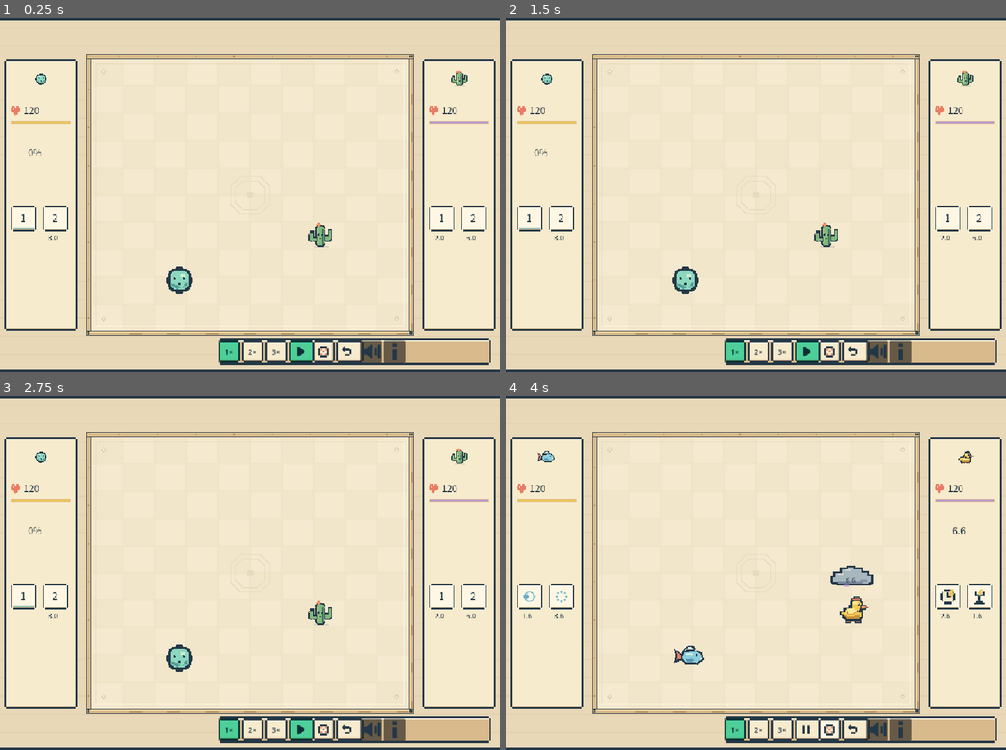
Above: before the commit, frames 1-4 (two rows, left to right).
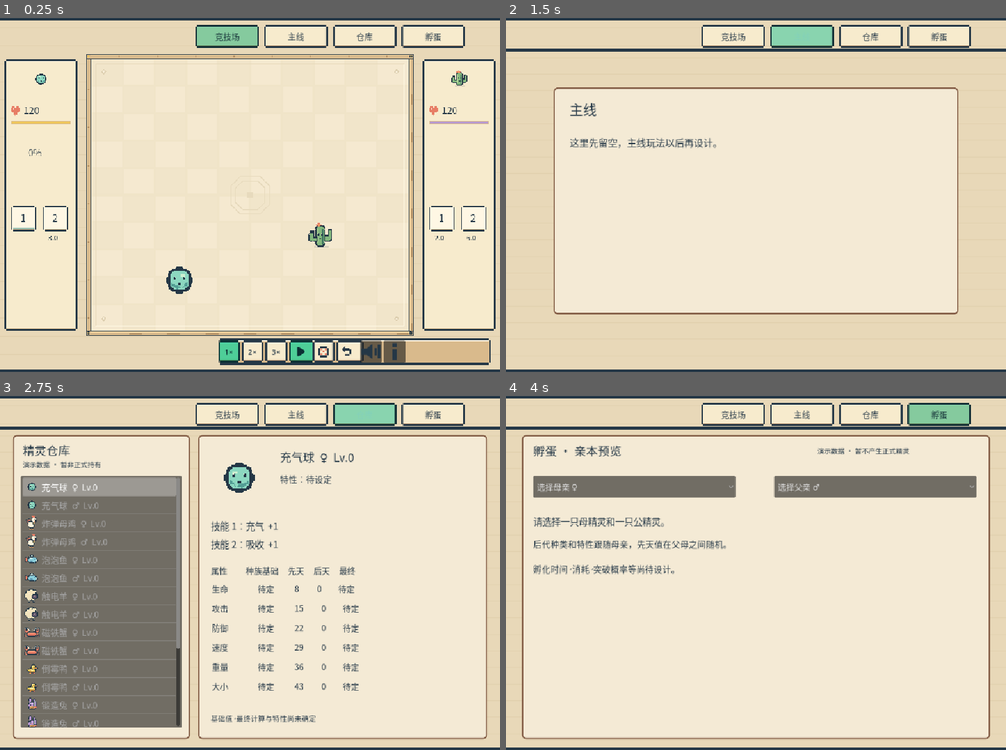
Above: after the commit, the same moments.

Repository: Gankkiii/balls
Game: Godot game, scene res://scenes/main.tscn
Same seed, same stepped clock (60 frames per second), same inputs: the game is played once before the commit and once after it.
Inputs (mouse positions are in pixels of both pictures, inside the frame that each line leads up to):
- Up to frame 1 (0.25 s): no input
- Up to frame 2 (1.5 s): click (731, 35) at 0.5 s, where only the run after the commit has a clickable "竞技场"; click (801, 35) at 1.25 s, where only the run after the commit has a clickable "主线"
- Up to frame 3 (2.75 s): click (365, 413) at 2 s, where only the run after the commit has a clickable "仓库"
- Up to frame 4 (4 s): click (941, 413) at 2.75 s, where only the run after the commit has a clickable "孵蛋"; click (831, 728) at 3.52 s

The runs differ from the first frame. In frame 1, 1.7% of the frame differs, in the area x 39-93%, y 1-9%; in frame 2, 18%; in frame 3, 41%, in the area x 0-100%, y 1-99%; in frame 4, 26%.

Commit message:
Add story, storage and breeding preview pages

Diff:
--- /dev/null
+++ b/scripts/game_pages.gd
@@ -0,0 +1,227 @@
+extends CanvasLayer
+## Navigation and prototype collection/breeding pages. Sample creatures only.
+const NAMES := ["充气球", "炸弹母鸡", "泡泡鱼", "触电羊", "磁铁蟹", "倒霉鸭", "锻造兔", "仙人掌", "脱壳乌龟", "乌鸦"]
+const IDS := ["puffer", "chicken", "bubble_fish", "electric_sheep", "magnet_crab", "duck", "rabbit", "cactus", "shell_turtle", "crow"]
+const SKILLS := [["充气", "吸收"], ["乱跑", "大炸弹"], ["吸附泡泡", "八方泡泡"], ["转向墙壁", "放置羊毛"], ["磁力墙", "铁钉弹射"], ["调整雷表", "避雷针"], ["现场锻造", "淬火"], ["撒刺", "换地方生长"], ["躲进壳中", "旋转龟壳"], ["交换位置", "储存羽毛"]]
+const STATS := ["生命", "攻击", "防御", "速度", "重量", "大小"]
+var game: Control
+var page := 0
+var samples: Array[Dictionary] = []
+var selected := 0
+var mother := -1
+var father := -1
+var tie_choice := 0
+var root: Control
+var body: Control
+var detail: Control
+var list: ItemList
+var tabs: Array[Button] = []
+var font: Font
+
+func _ready() -> void:
+	layer = 10
+	font = load("res://assets/arena-ui.otf")
+	make_samples()
+	root = Control.new()
+	root.set_anchors_and_offsets_preset(Control.PRESET_FULL_RECT)
+	root.mouse_filter = Control.MOUSE_FILTER_IGNORE
+	add_child(root)
+	body = Control.new()
+	body.position = Vector2(0, 68)
+	body.size = Vector2(1100, 712)
+	body.mouse_filter = Control.MOUSE_FILTER_STOP
+	root.add_child(body)
+	for i in 4:
+		var b := Button.new()
+		b.text = ["竞技场", "主线", "仓库", "孵蛋"][i]
+		b.position = Vector2(430 + i * 151, 15)
+		b.size = Vector2(140, 44)
+		style_button(b)
+		b.pressed.connect(switch_page.bind(i))
+		root.add_child(b)
+		tabs.append(b)
+	switch_page(0)
+
+func make_samples() -> void:
+	# Temporary, deterministic examples: no captured creatures or final balance values.
+	for i in 10:
+		for sex in 2:
+			var values: Array = []
+			for k in 6:
+				values.append(8 + ((i * 13 + sex * 19 + k * 7) % 43))
+			samples.append({"species": i, "sex": sex, "level": 0, "trait": "待设定", "innate": values, "training": [0,0,0,0,0,0], "ranks": [1 + (i + sex) % 5, 1 + (i * 2 + sex) % 5]})
+
+func style_button(b: Button) -> void:
+	b.add_theme_font_override("font", font)
+	b.add_theme_font_size_override("font_size", 18)
+	b.add_theme_color_override("font_color", Color("243746"))
+	for state in ["normal", "hover", "pressed", "disabled"]:
+		var s := StyleBoxTexture.new()
+		s.texture = load("res://assets/r04/ui/retained/r02/button_" + state + ".png")
+		s.texture_margin_left = 12; s.texture_margin_right = 12
+		s.texture_margin_top = 12; s.texture_margin_bottom = 12
+		b.add_theme_stylebox_override(state, s)
+
+func switch_page(index: int) -> void:
+	if index != 0 and page == 0:
+		game.set_rate(0)
+		game.stop_sounds()
+	page = index
+	for i in tabs.size(): tabs[i].modulate = Color("89dbc4") if i == page else Color.WHITE
+	body.visible = page != 0
+	clear_node(body)
+	if page == 1: build_story()
+	elif page == 2: build_storage()
+	elif page == 3: build_breeding()
+
+func clear_node(node: Node) -> void:
+	for child in node.get_children():
+		node.remove_child(child)
+		child.queue_free()
+
+func background() -> void:
+	var rect := TextureRect.new()
+	rect.texture = load("res://assets/r04/ui/environment/screen_surround.png")
+	rect.expand_mode = TextureRect.EXPAND_IGNORE_SIZE
+	rect.stretch_mode = TextureRect.STRETCH_SCALE
+	rect.size = Vector2(1100, 712)
+	rect.mouse_filter = Control.MOUSE_FILTER_IGNORE
+	body.add_child(rect)
+
+func panel(at: Vector2, size_value: Vector2, parent: Control = body) -> Panel:
+	var p := Panel.new()
+	p.position = at; p.size = size_value
+	var s := StyleBoxFlat.new()
+	s.bg_color = Color("f4ead5")
+	s.border_color = Color("815a43")
+	s.set_border_width_all(3); s.set_corner_radius_all(8)
+	p.add_theme_stylebox_override("panel", s)
+	parent.add_child(p)
+	return p
+
+func text_label(parent: Control, value: String, at: Vector2, size_value: Vector2, font_size: int = 19) -> Label:
+	var l := Label.new()
+	l.text = value; l.position = at; l.size = size_value
+	l.add_theme_font_override("font", font)
+	l.add_theme_font_size_override("font_size", font_size)
+	l.add_theme_color_override("font_color", Color("243746"))
+	parent.add_child(l)
+	return l
+
+func button(parent: Control, caption: String, at: Vector2, size_value: Vector2) -> Button:
+	var b := Button.new()
+	b.text = caption; b.position = at; b.size = size_value
+	style_button(b); parent.add_child(b)
+	return b
+
+func portrait_path(species: int) -> String:
+	var path: String = "res://assets/r04/characters/" + IDS[species] + "/idle.png"
+	if species == 5 or species == 6:
+		path = "res://assets/r02/characters/" + IDS[species] + "/default.png"
+	return path
+
+func portrait(parent: Control, species: int, at: Vector2, size_value: Vector2) -> void:
+	var image := TextureRect.new()
+	image.texture = load(portrait_path(species))
+	image.position = at; image.size = size_value
+	image.expand_mode = TextureRect.EXPAND_IGNORE_SIZE
+	image.stretch_mode = TextureRect.STRETCH_KEEP_ASPECT_CENTERED
+	image.texture_filter = CanvasItem.TEXTURE_FILTER_NEAREST
+	parent.add_child(image)
+
+func creature_title(c: Dictionary) -> String:
+	return "%s  %s  Lv.%d" % [NAMES[c.species], "♀" if c.sex == 0 else "♂", c.level]
+
+func build_story() -> void:
+	background()
+	var p := panel(Vector2(105, 85), Vector2(890, 500))
+	text_label(p, "主线", Vector2(35, 25), Vector2(500, 50), 30)
+	text_label(p, "这里先留空，主线玩法以后再设计。", Vector2(35, 105), Vector2(800, 50), 21)
+
+func build_storage() -> void:
+	background()
+	var left := panel(Vector2(28, 18), Vector2(390, 670))
+	text_label(left, "精灵仓库", Vector2(22, 13), Vector2(250, 35), 26)
+	text_label(left, "演示数据 · 暂非正式持有", Vector2(22, 53), Vector2(340, 30), 15)
+	list = ItemList.new()
+	list.position = Vector2(18, 90); list.size = Vector2(354, 555)
+	list.add_theme_font_override("font", font); list.add_theme_font_size_override("font_size", 19)
+	for c in samples: list.add_item(creature_title(c), load(portrait_path(c.species)))
+	list.fixed_icon_size = Vector2i(36, 36)
+	list.item_selected.connect(storage_selected)
+	left.add_child(list)
+	list.select(selected)
+	detail = panel(Vector2(436, 18), Vector2(636, 670))
+	show_detail()
+
+func storage_selected(index: int) -> void:
+	selected = index
+	show_detail()
+
+func show_detail() -> void:
+	clear_node(detail)
+	var c: Dictionary = samples[selected]
+	portrait(detail, c.species, Vector2(24, 28), Vector2(130, 130))
+	text_label(detail, creature_title(c), Vector2(180, 30), Vector2(420, 40), 25)
+	text_label(detail, "特性：" + c.trait, Vector2(180, 82), Vector2(400, 32), 19)
+	text_label(detail, "技能 1：%s  +%d" % [SKILLS[c.species][0], c.ranks[0]], Vector2(28, 185), Vector2(500, 33), 20)
+	text_label(detail, "技能 2：%s  +%d" % [SKILLS[c.species][1], c.ranks[1]], Vector2(28, 225), Vector2(500, 33), 20)
+	text_label(detail, "属性          种族基础     先天     后天     最终", Vector2(28, 285), Vector2(570, 30), 18)
+	for i in 6:
+		text_label(detail, "%s                待定           %d          %d         待定" % [STATS[i], c.innate[i], c.training[i]], Vector2(30, 325 + i * 43), Vector2(570, 35), 18)
+	text_label(detail, "基础值、最终计算与特性尚未确定", Vector2(28, 607), Vector2(550, 30), 16)
+
+func build_breeding() -> void:
+	background()
+	var p := panel(Vector2(35, 18), Vector2(1030, 670))
+	text_label(p, "孵蛋 · 亲本预览", Vector2(25, 14), Vector2(500, 40), 26)
+	text_label(p, "演示数据 · 暂不产生正式精灵", Vector2(650, 23), Vector2(340, 28), 15)
+	var m := OptionButton.new(); var f := OptionButton.new()
+	m.position = Vector2(25, 90); m.size = Vector2(445, 48)
+	f.position = Vector2(555, 90); f.size = Vector2(445, 48)
+	for x in [m, f]:
+		x.add_theme_font_override("font", font); x.add_theme_font_size_override("font_size", 18)
+	p.add_child(m); p.add_child(f)
+	m.add_item("选择母亲 ♀", -1); f.add_item("选择父亲 ♂", -1)
+	for i in samples.size():
+		if samples[i].sex == 0: m.add_item(creature_title(samples[i]), i)
+		else: f.add_item(creature_title(samples[i]), i)
+	m.select(0); f.select(0)
+	for i in range(1, m.item_count):
+		if m.get_item_id(i) == mother: m.select(i)
+	for i in range(1, f.item_count):
+		if f.get_item_id(i) == father: f.select(i)
+	m.item_selected.connect(func(index: int): mother = m.get_item_id(index); refresh_breeding_preview())
+	f.item_selected.connect(func(index: int): father = f.get_item_id(index); refresh_breeding_preview())
+	detail = Control.new(); detail.position = Vector2(25, 160); detail.size = Vector2(980, 470); p.add_child(detail)
+	refresh_breeding_preview()
+
+func refresh_breeding_preview() -> void:
+	clear_node(detail)
+	if mother < 0 or father < 0:
+		text_label(detail, "请选择一只母精灵和一只公精灵。", Vector2(0, 15), Vector2(900, 40), 20)
+		text_label(detail, "后代种类和特性跟随母亲，先天值在父母之间随机。", Vector2(0, 65), Vector2(950, 40), 19)
+		text_label(detail, "孵化时间、消耗、突破概率等尚待设计。", Vector2(0, 115), Vector2(900, 40), 19)
+		return
+	var mom: Dictionary = samples[mother]; var dad: Dictionary = samples[father]
+	var ranks: Array = mom.ranks
+	var highest := maxi(ranks[0], ranks[1])
+	var skill: String = SKILLS[mom.species][0] if ranks[0] > ranks[1] else SKILLS[mom.species][1]
+	if ranks[0] == ranks[1]: skill = SKILLS[mom.species][tie_choice]
+	text_label(detail, "后代：%s    特性：跟随母亲（待设定）    初始等级：0" % NAMES[mom.species], Vector2(0, 0), Vector2(960, 38), 20)
+	text_label(detail, "技能 1：%s  （母亲最高 +%d）" % [skill, highest], Vector2(0, 47), Vector2(960, 35), 19)
+	if ranks[0] == ranks[1]:
+		var choice := OptionButton.new()
+		choice.position = Vector2(610, 43); choice.size = Vector2(310, 38)
+		choice.add_theme_font_override("font", font); choice.add_theme_font_size_override("font_size", 16)
+		choice.add_item(SKILLS[mom.species][0]); choice.add_item(SKILLS[mom.species][1]); choice.select(tie_choice)
+		choice.item_selected.connect(func(i: int): tie_choice = i; refresh_breeding_preview())
+		detail.add_child(choice)
+	text_label(detail, "等级：父母各自最高技能等级之间随机，有机会向上突破（概率待定）", Vector2(0, 83), Vector2(970, 35), 17)
+	text_label(detail, "技能 2：从母亲种族其余技能随机，不与技能 1 相同；+1～+9 递减概率", Vector2(0, 119), Vector2(970, 35), 17)
+	text_label(detail, "先天值范围（含两端）：", Vector2(0, 170), Vector2(500, 30), 19)
+	for i in 6:
+		var lo := mini(mom.innate[i], dad.innate[i]); var hi := maxi(mom.innate[i], dad.innate[i])
+		text_label(detail, "%s  %d～%d" % [STATS[i], lo, hi], Vector2((i % 3) * 280, 212 + int(i / 3) * 40), Vector2(260, 30), 18)
+	text_label(detail, "出生后天值为 0；孵化时间、消耗和突破概率尚未确定。", Vector2(0, 315), Vector2(970, 35), 18)
+	text_label(detail, "当前仅预览规则，不会生成或保存精灵。", Vector2(0, 360), Vector2(950, 35), 18)
--- a/scripts/main.gd
+++ b/scripts/main.gd
@@ -95,6 +95,9 @@
 	add_child(info_button)
 	set_rate(0)
 	refresh_hud()
+	var pages = load("res://scripts/game_pages.gd").new()
+	pages.game = self
+	add_child(pages)
 
 func restart_battle(same_seed: bool = false) -> void:
 	# A new arena discards all fighter, egg, cooldown and result state.
Not shown, added: scripts/game_pages.gd.uid
